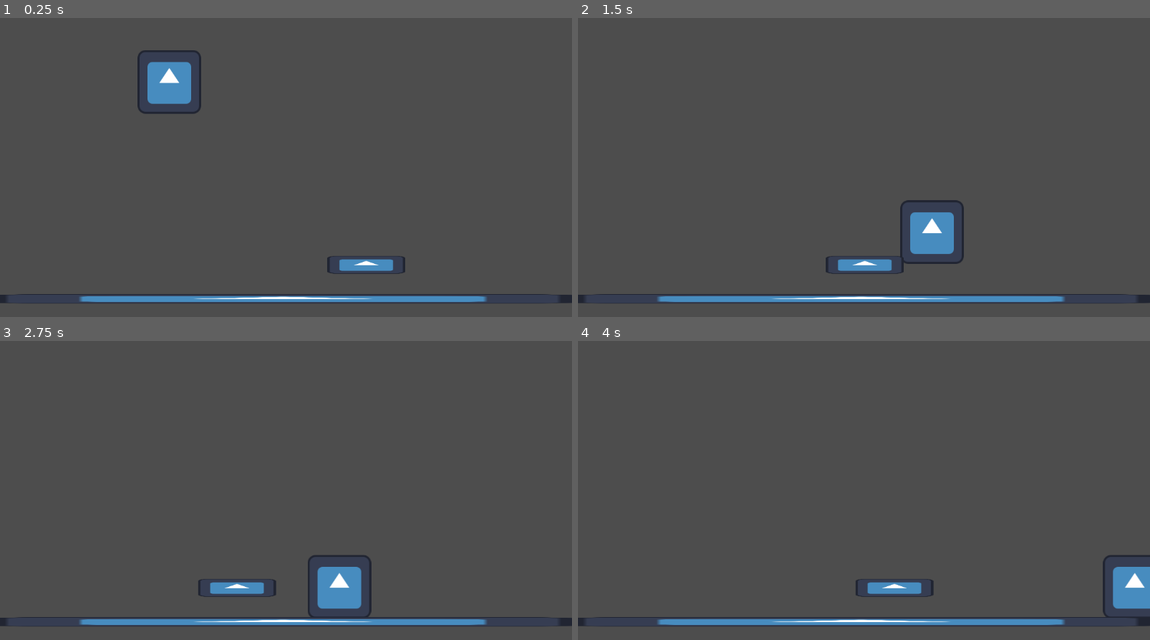
Above: before the commit, frames 1-4 (two rows, left to right).
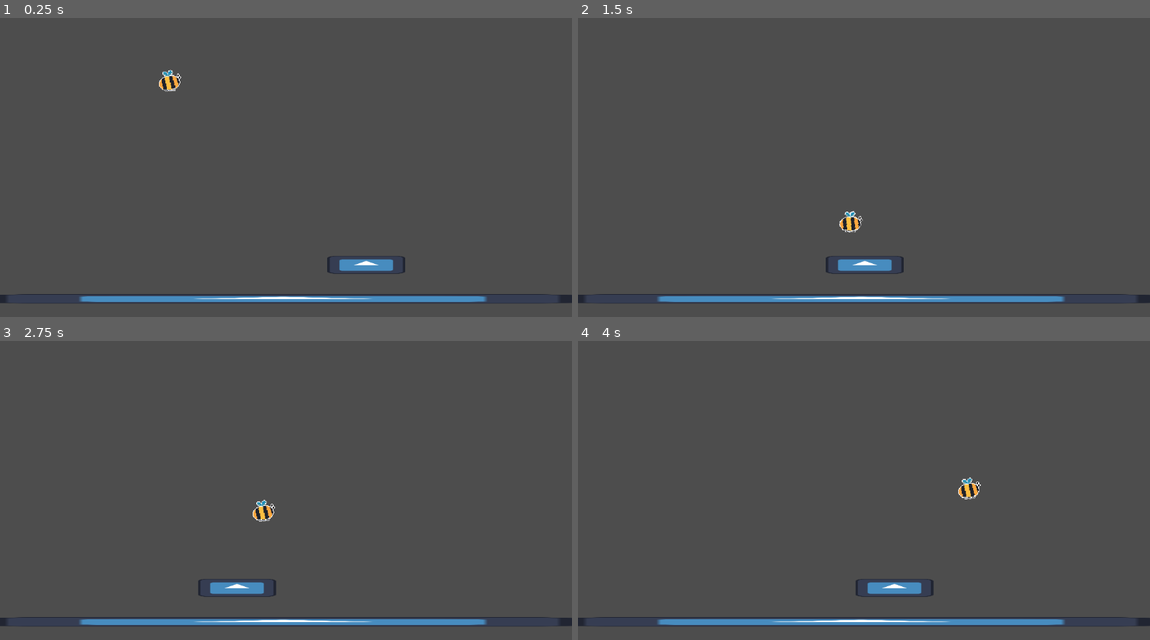
Above: after the commit, the same moments.

Repository: schmertenk/platformer
Game: Godot game, scene res://Game.tscn
The game is run twice, just before and just after one commit, with the same random seed, the same clock (stepped at 60 frames per second) and the same inputs. The engine's default icon, where the game draws it, is replaced by a stand-in: a white triangle on a blue panel in a dark square.
Inputs (mouse positions are in pixels of both pictures, inside the frame that each line leads up to):
- Up to frame 1 (0.25 s): no input
- Up to frame 2 (1.5 s): move the mouse to (989, 140) at 0.52 s; hold Space (jump) 0.53-1.28 s; hold Right (right) from 0.53 s (still down); move the mouse to (749, 173) at 1.27 s; tap Space (jump) at 1.35 s
- Up to frame 3 (2.75 s): tap Space (jump) at 1.52, 1.82 s; move the mouse to (343, 406) at 2.02 s; release Right (right) at 2.03 s; hold Left (left) from 2.03 s (still down); hold Space (jump) from 2.03 s (still down)
- Up to frame 4 (4 s): move the mouse to (835, 544) at 2.77 s; release Left (left) at 2.78 s; release Space (jump) at 2.78 s; hold Right (right) from 2.78 s (still down); tap Space (jump) at 2.85, 3.02, 3.32 s; move the mouse to (1035, 526) at 3.52 s; hold Space (jump) from 3.53 s (still down)

The runs differ from the first frame. In frame 1, 1.4% of the frame differs, in the area x 24-36%, y 10-33%; in frame 2, 1.6%, in the area x 45-68%, y 60-83%; in frame 3, 1.5%; in frame 4, 1.3%.

Commit message:
added Bumblebee and some basic animation and flying

Diff:
--- a/Scenes/Characters/Player/Player.gd
+++ b/Scenes/Characters/Player/Player.gd
@@ -2,14 +2,26 @@
 
 class_name Player
 
+enum FLY_STATE {
+	CAN_FLY,
+	IN_FLIGHT,
+	CANT_FLY
+}
+
 @export var jump_buffer_time = 200
+
 var jump_pressed_at = 0
+var fly_state = FLY_STATE.CAN_FLY
 
 func _physics_process(delta):
 	get_input()
 	apply_force(Vector2.DOWN * gravity * gravity_scale)
 	apply_force(Vector2(velocity.x * -friction, 0))
 	move()
+	handle_animation()
+
+	if fly_state == FLY_STATE.CANT_FLY and is_on_floor():
+		fly_state = FLY_STATE.CAN_FLY
 
 func get_input():
 	move_direction = Vector2.ZERO
@@ -18,6 +30,20 @@
 
 	if Input.is_action_pressed("left"):
 		move_direction += Vector2.LEFT
+
+
+	if Input.is_action_pressed("jump"):
+		if velocity.y > 0 and fly_state != FLY_STATE.CANT_FLY:
+			if fly_state == FLY_STATE.CAN_FLY:
+				fly_state = FLY_STATE.IN_FLIGHT
+				$FlyTimer.start()
+			gravity_scale = 0
+			velocity.y = 0
+
+	if Input.is_action_just_released("jump"):
+		if fly_state == FLY_STATE.IN_FLIGHT:
+			gravity_scale = 3.0
+			fly_state = FLY_STATE.CANT_FLY
 
 	if Input.is_action_just_pressed("jump"):
 		if is_on_floor():
@@ -31,10 +57,27 @@
 		jump_pressed_at = 0
 
 
-
 	look_direction = global_position.direction_to(get_global_mouse_position())
 	apply_force(move_direction.normalized() * speed)
 
 
 func jump():
 	apply_force(Vector2.UP * jump_force)
+	var t = create_tween()
+	t.set_trans(Tween.TRANS_SPRING)
+	var full_rotations = int($Sprite2D.rotation_degrees / 360)
+	var direction = 0
+	if velocity.x < 0:
+		direction = -1
+	t.tween_property($Sprite2D, "rotation_degrees", 360 * (full_rotations + direction), 1)
+
+
+func handle_animation():
+	if abs(velocity.x) > 50 and is_on_floor():
+		$Sprite2D.rotate(sign(velocity.x) * (PI / 20))
+
+
+func _on_fly_timer_timeout():
+	if fly_state == FLY_STATE.IN_FLIGHT:
+		fly_state = FLY_STATE.CANT_FLY
+		gravity_scale = 3.0
--- a/Scenes/Characters/Player/Player.tscn
+++ b/Scenes/Characters/Player/Player.tscn
@@ -1,19 +1,28 @@
 [gd_scene load_steps=4 format=3 uid="uid://gbmqtemmybni"]
 
 [ext_resource type="Script" path="res://Scenes/Characters/Player/Player.gd" id="1_bwnh8"]
-[ext_resource type="Texture2D" uid="uid://cd1xkunslic63" path="res://icon.svg" id="2_pyee1"]
+[ext_resource type="Texture2D" uid="uid://cd0rgiboce042" path="res://Images/Player/Player.png" id="2_1iis6"]
 
 [sub_resource type="CapsuleShape2D" id="CapsuleShape2D_5um2q"]
-radius = 38.0
-height = 122.0
+radius = 19.0
+height = 38.0
 
 [node name="Player" type="CharacterBody2D"]
+texture_filter = 1
 script = ExtResource("1_bwnh8")
 jump_buffer_time = 150
+speed = 100
 gravity_scale = 3.0
 
 [node name="Sprite2D" type="Sprite2D" parent="."]
-texture = ExtResource("2_pyee1")
+scale = Vector2(1.5, 1.5)
+texture = ExtResource("2_1iis6")
+hframes = 2
 
 [node name="CollisionShape2D" type="CollisionShape2D" parent="."]
 shape = SubResource("CapsuleShape2D_5um2q")
+
+[node name="FlyTimer" type="Timer" parent="."]
+wait_time = 0.5
+
+[connection signal="timeout" from="FlyTimer" to="." method="_on_fly_timer_timeout"]
Binary file added: Images/Player/Player.png
Not shown, added: Images/Player/Player.png.import
Binary file added: Images/Player/player.aseprite
Binary file added: Images/palette.aseprite
